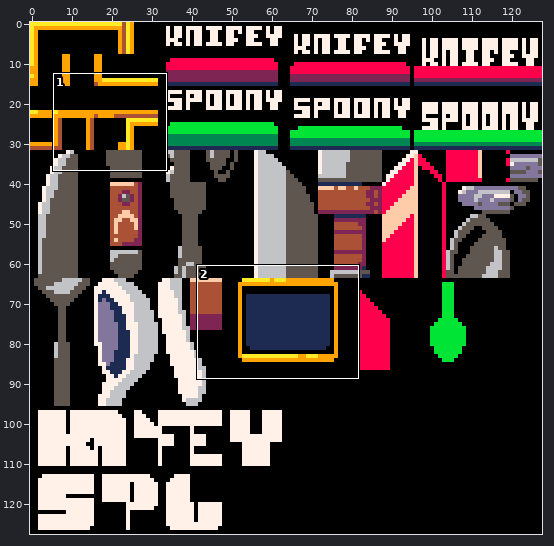
Two states of a sprite sheet, spritesheet.png. The first picture is a wide view before the edit; the outline marks the close-up.
Close-up. Old version:
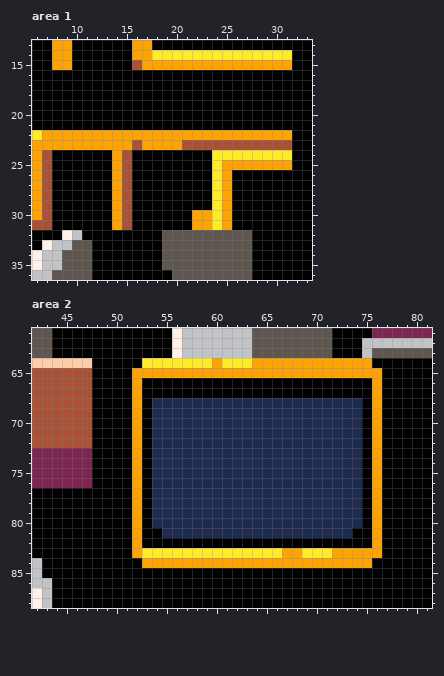
The file is 128x128 pixels. Shown: area 1: x 6..33, y 13..36; area 2: x 42..81, y 61..88.
Once edited:
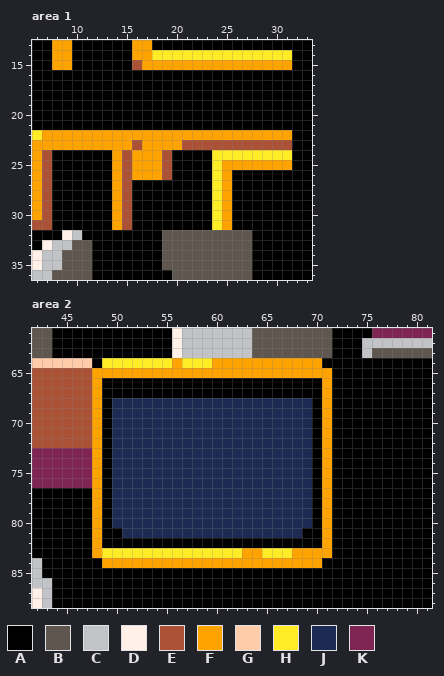
Palette (. is transparent): A #000000  B #5f574f  C #c2c3c7  D #fff1e8  E #ab5236  F #ffa300  G #ffccaa  H #ffec27  J #1d2b53  K #7e2553
The edit:
Area 1:
The author changed colour F to colour A in rows 30 to 31 at x 22 to 23.
The author changed colour A to colour E in rows 24 to 26 at x 19.
The author changed colour A to colour F in rows 24 to 26 at x 16 to 18.
Area 2:
The author changed colour F to colour A in row 64 at x 71 to 75; in row 65 at x 72 to 76; in rows 66 to 67 at x 52 and 76; in rows 68 to 81 at x 76; in row 82 at x 52 and 76; in row 83 at x 72 to 76.
The author changed colour F to colour A in row 84 at x 71 to 75.
The author changed colour J to colour A in rows 68 to 80 at x 70 and 72 to 74; in row 81 at x 69 to 70 and 72 to 73.
The author changed colour A to colour F in row 65 at x 48 to 51; in rows 66 to 67 at x 48 and 71; in rows 68 to 81 at x 48; in row 82 at x 48 and 71; in row 83 at x 48; in row 84 at x 49 to 52.
The author changed colour H to colour F in row 64 at x 56 and 61 to 63; in row 83 at x 63 to 64 and 69 to 71.
The author changed colour J to colour F in rows 68 to 81 at x 71.
The author changed colour A to colour H in row 64 at x 49 to 52; in row 83 at x 49 to 51.
The author changed colour F to colour H in row 83 at x 52 and 67.
The author changed colour A to colour J in rows 68 to 80 at x 50 to 51 and 53; in row 81 at x 51 and 53 to 54.
The author changed colour F to colour J in rows 68 to 81 at x 52.
Boxes around the changes in both close-ups, in picture pixels (x1, y1, x2, y2):
changed: (132, 150, 212, 230)
changed: (92, 358, 182, 568)
changed: (222, 358, 382, 568)
